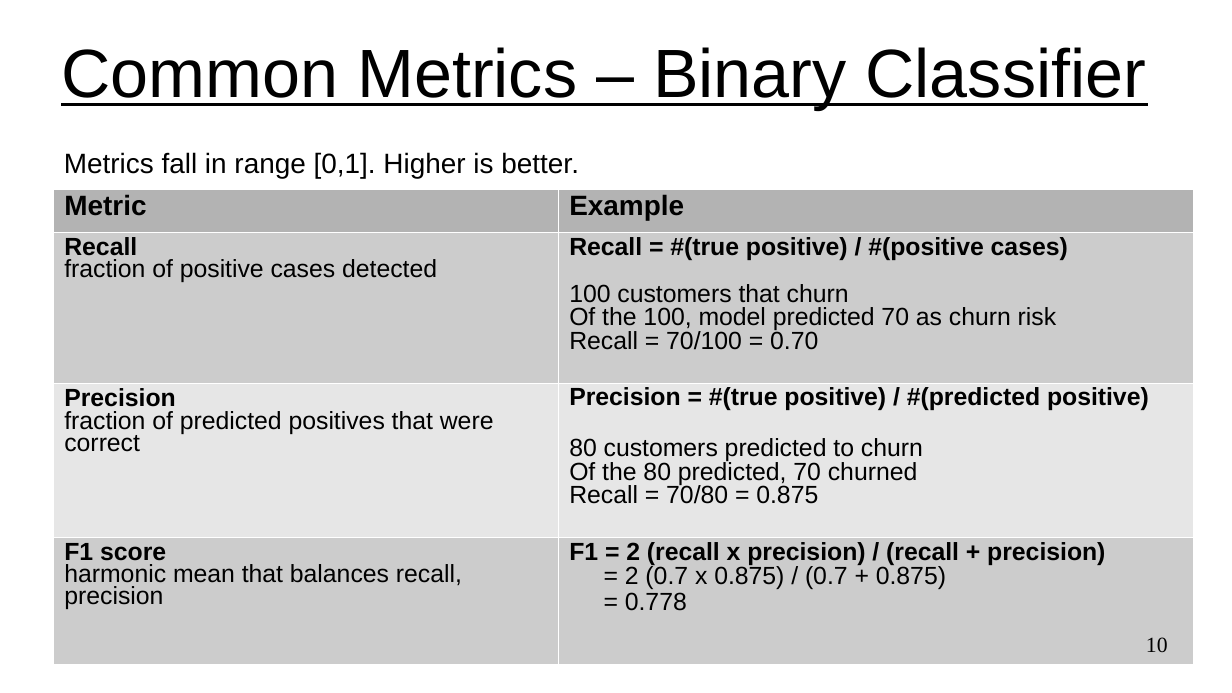
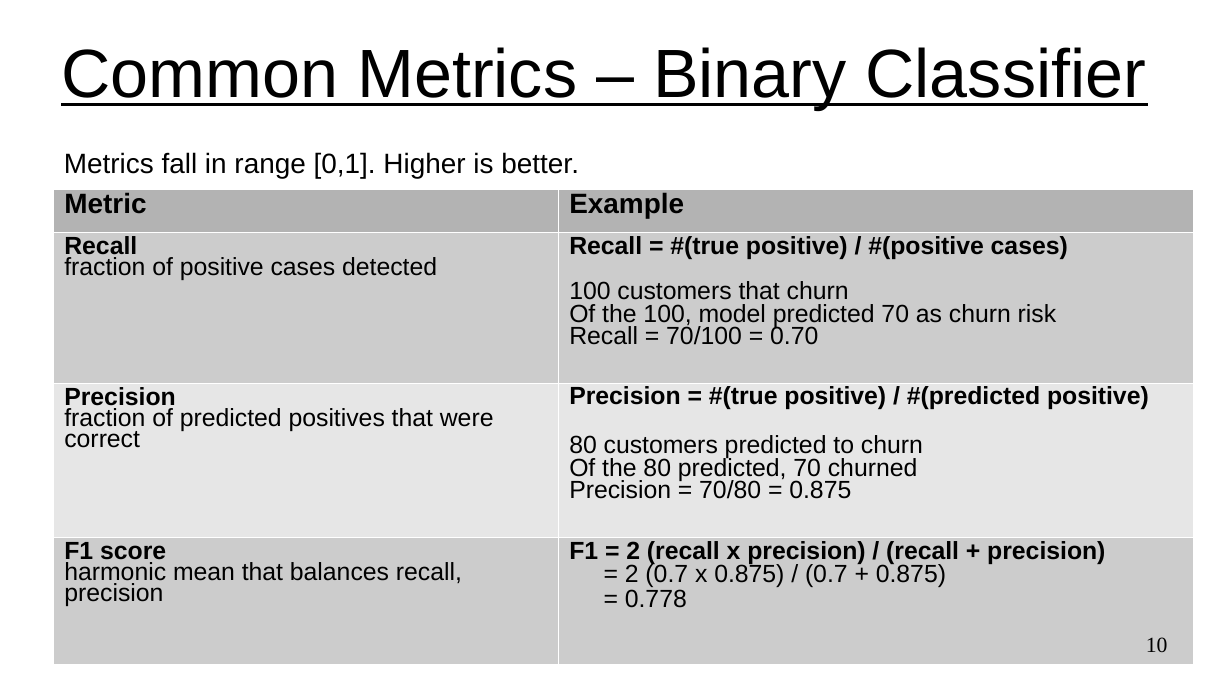
Before and after one commit to UVADS/ds6011, a slide deck: slide 10 of 04_ml_problem_framing.ppt. Drawn at 1232x693 pixels with LibreOffice and Linux fonts; fonts in the diff are those of the drawing. Boxes give left, top, right and bottom in pixels: in the first picture for what was removed or moved away, otherwise in the second. Text is boxed around its words. In the diff, an @@ line names an element or a change of style, - is before the commit and + after.

```diff
--- a/04_ml_problem_framing.ppt
+++ b/04_ml_problem_framing.ppt
@@ table at <box>54,189,1194,664</box> @@
-row 3, column 2: Precision = #(true positive) / #(predicted positive) / 80 customers predicted to churn / Of the 80 predicted, 70 churned / Recall = 70/80 = 0.875
+row 3, column 2: Precision = #(true positive) / #(predicted positive) / 80 customers predicted to churn / Of the 80 predicted, 70 churned / Precision = 70/80 = 0.875
@@ line spacing 0.81 to 0.76 @@
@@ line spacing 0.76 to 0.71 @@
```
Also in this commit, not shown: 3 other slides changed, 1 other file.
